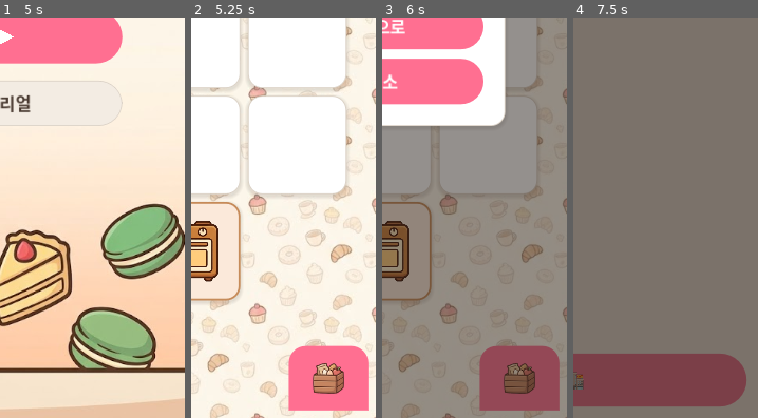
Above: before the commit, frames 1-4 (left to right).
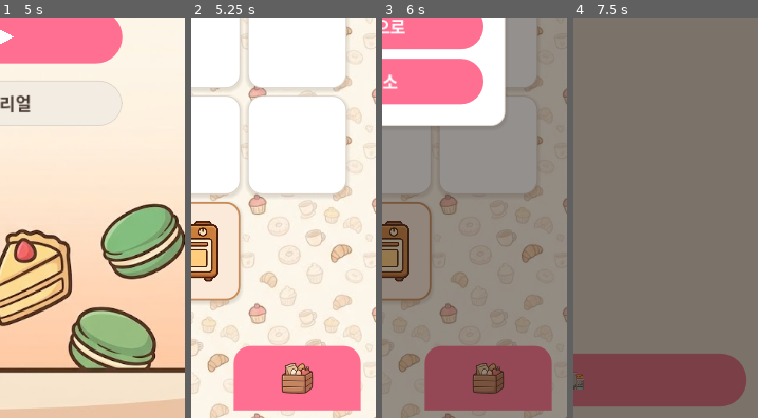
Above: after the commit, the same moments.

Repository: yellyB/game-slot-kitchen
Game: Godot game, scene res://scenes/Main.tscn
The game is run twice, just before and just after one commit, with the same random seed, the same clock (stepped at 60 frames per second) and the same inputs. Sound files missing from this copy of the repository are replaced by a short silence.
Inputs (mouse positions are % of the whole screen's width and height, from its top left; square brackets give the same spot before the commit, where the layout moved):
- Up to frame 1 (5 s): click (21, 5) at 0.5 s; click "돈+10만" at 1.25 s; click "돈-5만" at 2 s; click "손님내보냄" at 2.75 s; click (10, 95) at 3.52 s; click (79, 95) [87, 95] at 4.25 s
- Up to frame 2 (5.25 s): click (50, 52) at 5.02 s
- Up to frame 3 (6 s): click (21, 5) at 5.75 s
- Up to frame 4 (7.5 s): click "홈으로" at 6.5 s; click "튜토리얼" at 7.25 s
The pictures show only the part of the screen within x 50-100%, y 50-100%; the shares and areas given below are measured in that part.

Frame 1 is identical in both runs. In frame 2, 7.8% of the frame differs, in the area x 22-97%, y 81-99%; in frame 3, 7.5%; in frame 4, nothing differs.

Commit message:
버튼 크기 원복 + >> 아이콘만 버튼 오른쪽으로 정렬(버튼 축소 아님)
- 다음날/창고 버튼 폭 원래대로(≈134, 우측여백16)
- _draw_chevrons: 중앙 대신 오른쪽(sz.x-30)에 그림 → >> 아이콘이 버튼 우측에 위치

Co-Authored-By: Claude Opus 4.8 (1M context) <noreply@anthropic.com>

Diff:
--- a/scripts/main.gd
+++ b/scripts/main.gd
@@ -365,8 +365,8 @@
   b.anchor_right = 1.0
   b.anchor_top = 1.0
   b.anchor_bottom = 1.0
-  b.offset_left = -92    # 버튼 폭 ≈ 84 (상점 다음날 버튼과 동일)
-  b.offset_right = -8    # 우측 여백 8
+  b.offset_left = -150   # 버튼 폭 ≈ 134 (상점 다음날 버튼과 동일)
+  b.offset_right = -16   # 우측 여백 16
   b.offset_top = -76
   b.offset_bottom = -8
   b.add_theme_stylebox_override("normal", _handle_style(Palette.MAIN))
--- a/scripts/shop.gd
+++ b/scripts/shop.gd
@@ -189,7 +189,7 @@
 ## 다음날 버튼 위 >> 겹화살표(글자 아님 — 직접 그림). 흰색 두 꺽쇠, 굵은 선 + 둥근 끝.
 func _draw_chevrons(btn: Button) -> void:
   var sz := btn.size
-  var cx := sz.x * 0.5
+  var cx := sz.x - 30.0   # 버튼 중앙이 아니라 오른쪽에 붙여 그림
   var cy := sz.y * 0.5
   var w := 12.0     # 꺽쇠 깊이(가로)
   var h := 15.0     # 꺽쇠 반높이(세로)
